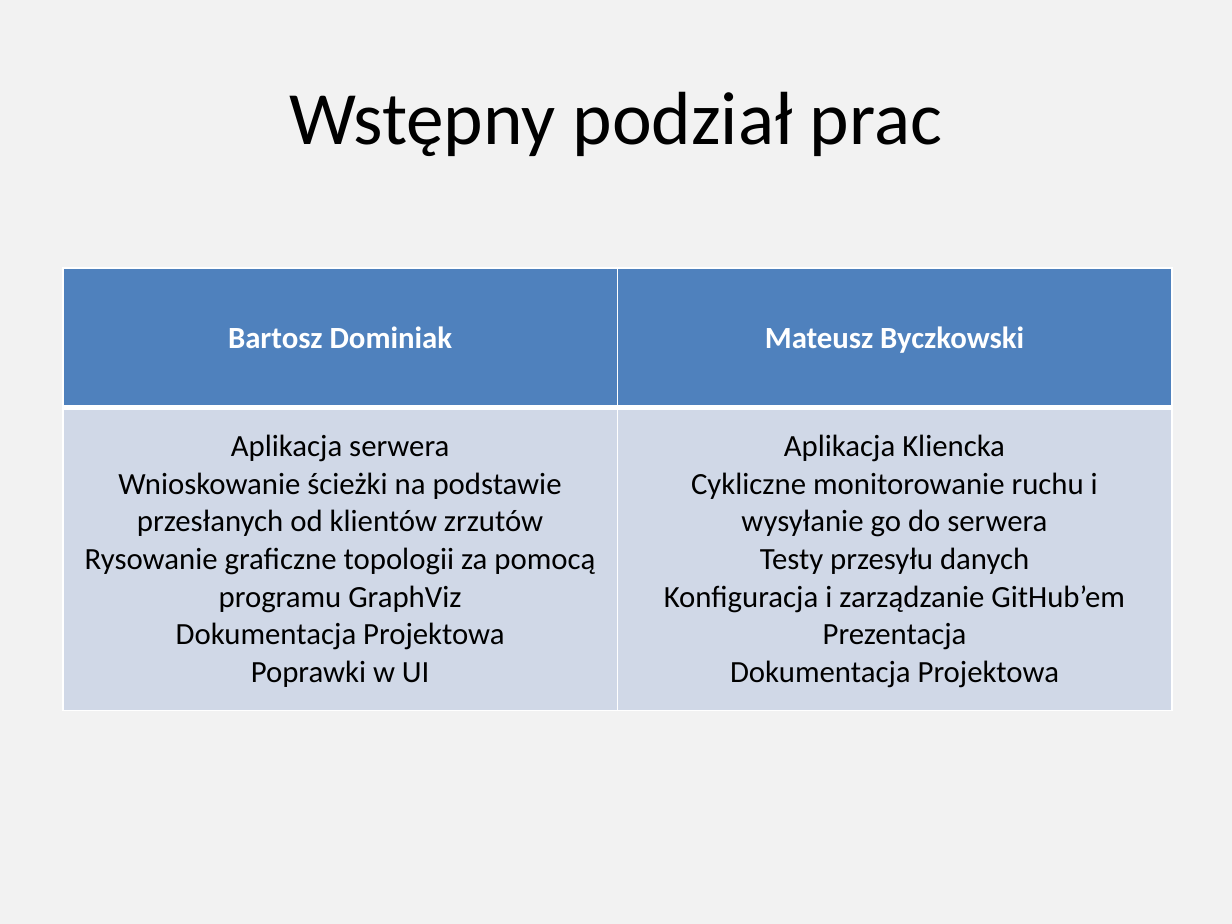
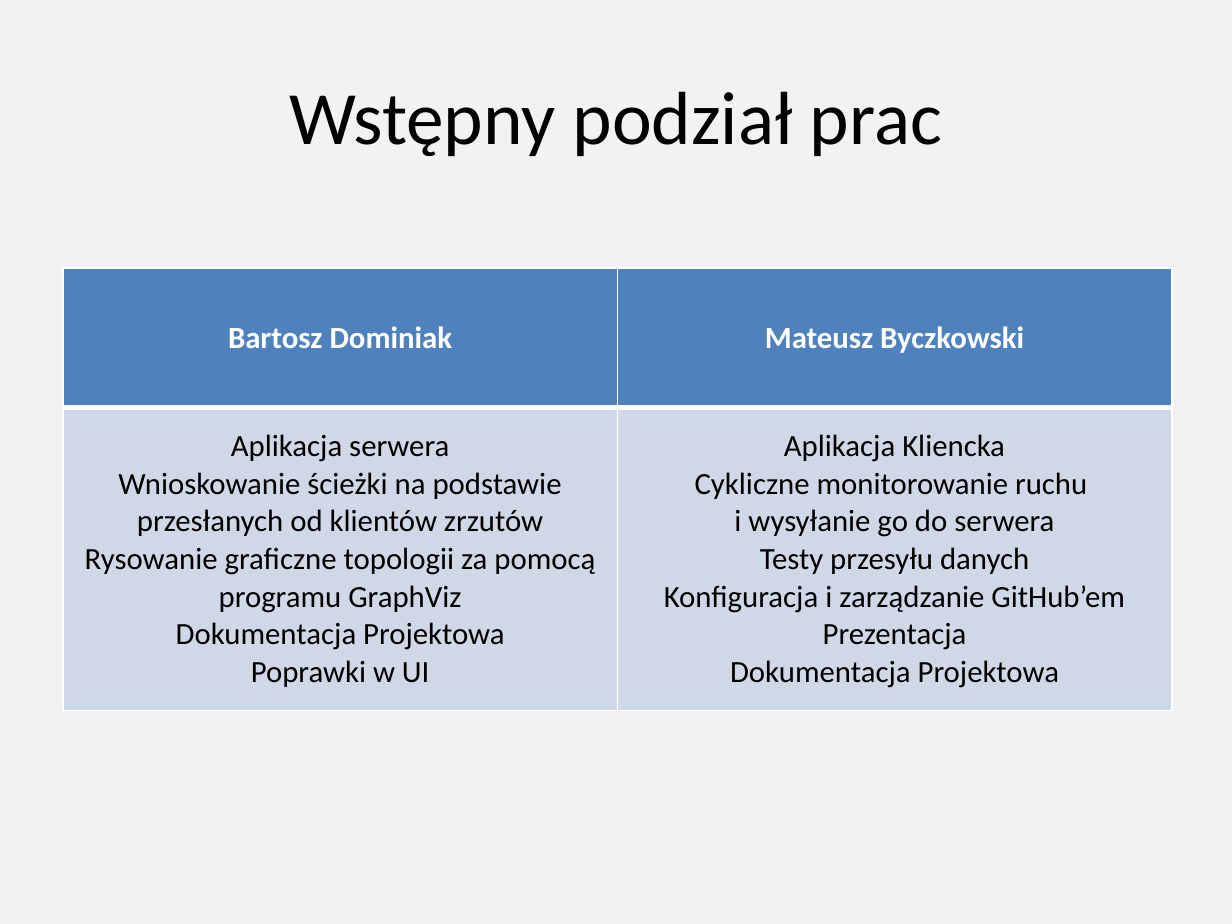
Before and after one commit to mateuszbyczkowski/Byczkowski_Dominiak_MonitorRuchuSieci, a slide deck: slide 4 of Byczkowski_Dominiak_Projekt_Podstawy_Teleinformatyki.pptx. Drawn at 1232x924 pixels with LibreOffice and Linux fonts; fonts in the diff are those of the drawing. Boxes give left, top, right and bottom in pixels: in the first picture for what was removed or moved away, otherwise in the second. Text is boxed around its words. In the diff, an @@ line names an element or a change of style, - is before the commit and + after.

```diff
--- a/Byczkowski_Dominiak_Projekt_Podstawy_Teleinformatyki.pptx
+++ b/Byczkowski_Dominiak_Projekt_Podstawy_Teleinformatyki.pptx
@@ table at [63,269,1172,711] @@
-row 2, column 2: Aplikacja Kliencka / Cykliczne monitorowanie ruchu i wysyłanie go do serwera / Testy przesyłu danych / Konfiguracja i zarządzanie GitHub’em / Prezentacja / Dokumentacja Projektowa
+row 2, column 2: Aplikacja Kliencka / Cykliczne monitorowanie ruchu / i wysyłanie go do serwera / Testy przesyłu danych / Konfiguracja i zarządzanie GitHub’em / Prezentacja / Dokumentacja Projektowa
```
Also in this commit, not shown: 1 other slide changed, 8 slides added.
